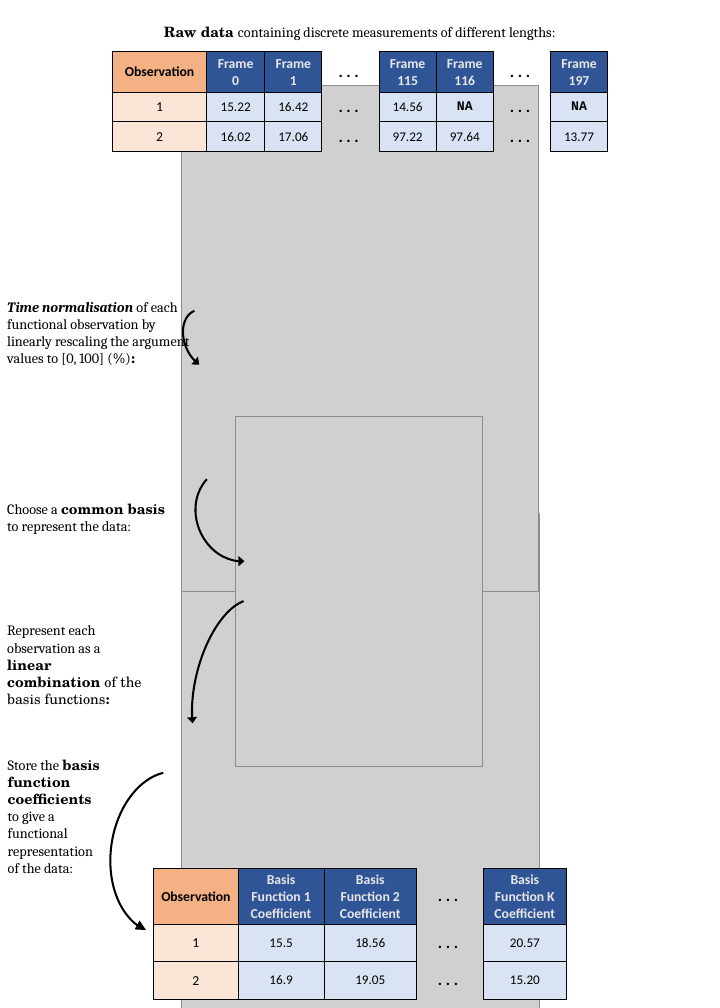
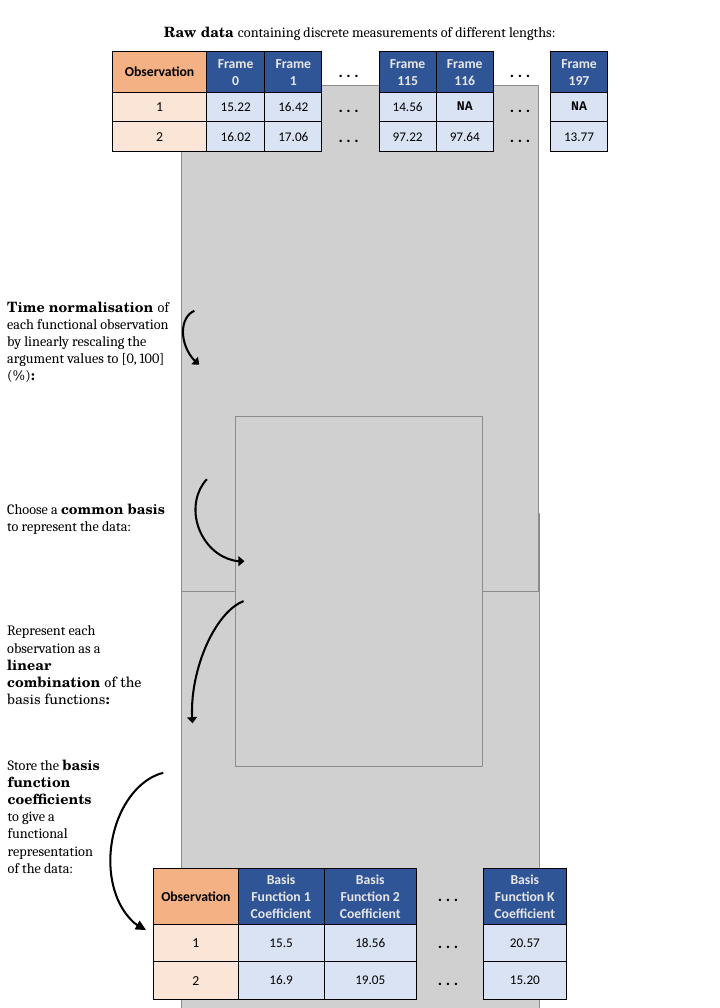
Before and after one commit to edwardgunning/thesis-chapt-3, a slide deck: slide 1 of outputs/basis-expansion-diagram/2023-01-02-basis-expansion-diagram.pptx. Drawn at 720x1008 pixels with LibreOffice and Linux fonts; fonts in the diff are those of the drawing; grey boxes stand for pictures. Boxes give left, top, right and bottom in pixels: in the first picture for what was removed or moved away, otherwise in the second. Text is boxed around its words. In the diff, an @@ line names an element or a change of style, - is before the commit and + after.

```diff
--- a/outputs/basis-expansion-diagram/2023-01-02-basis-expansion-diagram.pptx
+++ b/outputs/basis-expansion-diagram/2023-01-02-basis-expansion-diagram.pptx
@@ text "Time normalisation of each functional ..." at box(7, 301, 169, 366): font Cambria to TeX Gyre Schola, italic off in "Time normalisation" @@
```
Also in this commit, not shown: 1 other file.
